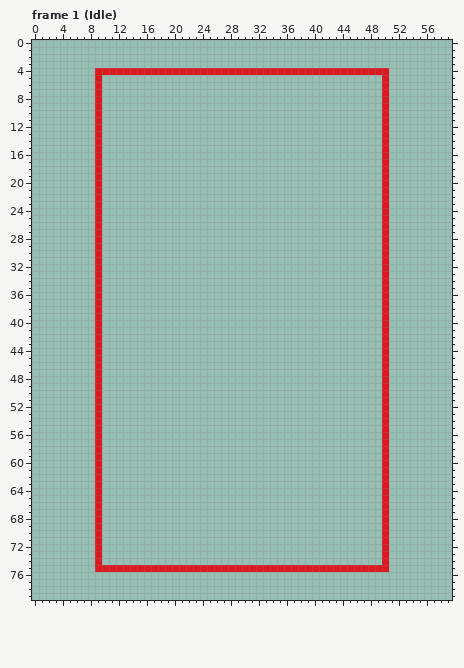
Edited in one commit: pixel-art file (assets/textures/Eins.ase). Above: the version before the commit.
60x80 pixels, 10 frames. Shown: frame 1 (Idle). The commit also changed other frames, which this record leaves out.
New version:
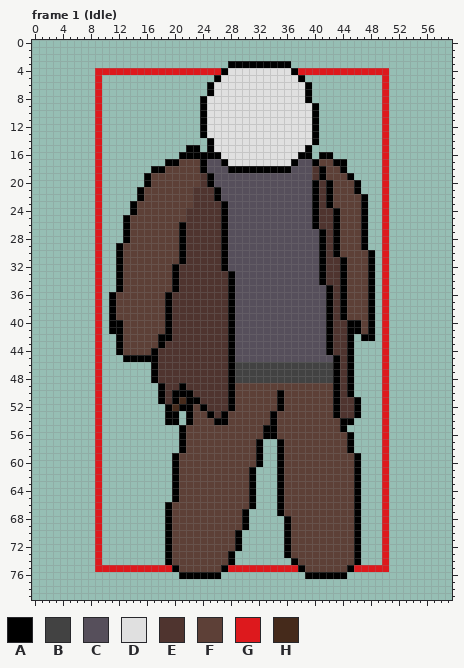
Palette (. is transparent): A #000000  B #424242  C #564f5b  D #e0e0e0  E #4f342f  F #5d4037  G #dd191d  H #452a1b
Difference:
layer "Layer 2" now shown
Frame 1 (Idle), layer "Layer 2":
y 3: x 28..36 ......... -> AAAAAAAAA
y 4: x 27..37 GGGGGGGGGGG -> ADDDDDDDDDA
y 5: x 26..38 ............. -> ADDDDDDDDDDDA
y 6..7: x 25..39 ............... -> ADDDDDDDDDDDDDA
y 8: x 24..39 ................ -> ADDDDDDDDDDDDDDA
y 9..13: x 24..40 ................. -> ADDDDDDDDDDDDDDDA
y 14: x 25..40 ................ -> ADDDDDDDDDDDDDDA
y 15: x 22..23 .. -> AA; x 25..39 ............... -> ADDDDDDDDDDDDDA
y 16: x 21..39 ................... -> AAAAAADDDDDDDDDDDAA; x 41..42 .. -> AA
y 17: x 19..44 .......................... -> AAFFFACCADDDDDDDDDACCAFFAA
y 18: x 17..44 ............................ -> AAFFFFFACCCAAAAAAAAACCCEAFFA
y 19: x 16..45 .............................. -> AFFFFFFFEACCCCCCCCCCCCCCEAFFFA
y 20: x 16..46 ............................... -> AFFFFFFFEACCCCCCCCCCCCCCAEAFFFA
y 21: x 15..46 ................................ -> AFFFFFFFEEEACCCCCCCCCCCCCAEAFFFA
y 22: x 15..47 ................................. -> AFFFFFFFEEEACCCCCCCCCCCCCAEAFFFFA
y 23: x 14..47 .................................. -> AFFFFFFFFEEEEACCCCCCCCCCCCAEAFFFFA
y 24: x 14..47 .................................. -> AFFFFFFFEEEEEACCCCCCCCCCCCAEEAFFFA
y 25: x 13..47 ................................... -> AFFFFFFFFEEEEEACCCCCCCCCCCCAEEAFFFA
y 26: x 13..47 ................................... -> AFFFFFFFAEEEEEACCCCCCCCCCCCAEEAFFFA
y 27..28: x 13..47 ................................... -> AFFFFFFFAEEEEEACCCCCCCCCCCCCAEAFFFA
y 29: x 12..47 .................................... -> AFFFFFFFFAEEEEEACCCCCCCCCCCCCAEAFFFA
y 30: x 12..48 ..................................... -> AFFFFFFFFAEEEEEACCCCCCCCCCCCCAEAFFFFA
y 31: x 12..48 ..................................... -> AFFFFFFFFAEEEEEACCCCCCCCCCCCCAEEAFFFA
y 32: x 12..48 ..................................... -> AFFFFFFFAEEEEEEACCCCCCCCCCCCCAEEAFFFA
y 33..34: x 12..48 ..................................... -> AFFFFFFFAEEEEEEEACCCCCCCCCCCCAEEAFFFA
y 35: x 12..48 ..................................... -> AFFFFFFFAEEEEEEEACCCCCCCCCCCCCAEAFFFA
y 36..39: x 11..48 ...................................... -> AFFFFFFFAEEEEEEEEACCCCCCCCCCCCCAEAFFFA
y 40..41: x 11..48 ...................................... -> AAFFFFFFAEEEEEEEEACCCCCCCCCCCCCAEEAAFA
y 42: x 12..45 .................................. -> AFFFFFAAEEEEEEEEACCCCCCCCCCCCCAEEA; x 47..48 .. -> AA
y 43: x 12..45 .................................. -> AFFFFFAEEEEEEEEEACCCCCCCCCCCCCAEEA
y 44: x 12..45 .................................. -> AFFFFAEEEEEEEEEEACCCCCCCCCCCCCAEEA
y 45: x 13..45 ................................. -> AAAAAEEEEEEEEEEACCCCCCCCCCCCCCAEA
y 46..48: x 17..45 ............................. -> AEEEEEEEEEEABBBBBBBBBBBBBBAEA
y 49: x 18..45 ............................ -> AEEAEEEEEEAFFFFFFFFFFFFFFAEA
y 50: x 18..45 ............................ -> AEAAAEEEEEAFFFFFFAFFFFFFFAEA
y 51: x 18..46 ............................. -> AEAHAAEEEEAFFFFFFAFFFFFFFAEEA
y 52: x 19..46 ............................ -> AHAAFAEEEAFFFFFFAFFFFFFFAEEA
y 53: x 19..20 .. -> AA; x 22..46 ......................... -> AFFAEAFFFFFFAFFFFFFFFAEEA
y 54: x 19..20 .. -> AA; x 22..45 ........................ -> AFFFAAFFFFFFAFFFFFFFFFAA
y 55: x 21..44 ........................ -> AFFFFFFFFFFFAAFFFFFFFFFA
y 56: x 21..45 ......................... -> AFFFFFFFFFFFAAFFFFFFFFFFA
y 57..58: x 21..32 ............ -> AFFFFFFFFFFA; x 35..45 ........... -> AFFFFFFFFFA
y 59..60: x 20..32 ............. -> AFFFFFFFFFFFA; x 35..46 ............ -> AFFFFFFFFFFA
y 61..65: x 20..31 ............ -> AFFFFFFFFFFA; x 35..46 ............ -> AFFFFFFFFFFA
y 66: x 19..31 ............. -> AFFFFFFFFFFFA; x 35..46 ............ -> AFFFFFFFFFFA
y 67: x 19..30 ............ -> AFFFFFFFFFFA; x 35..46 ............ -> AFFFFFFFFFFA
y 68..69: x 19..30 ............ -> AFFFFFFFFFFA; x 36..46 ........... -> AFFFFFFFFFA
y 70..72: x 19..29 ........... -> AFFFFFFFFFA; x 36..46 ........... -> AFFFFFFFFFA
y 73: x 19..28 .......... -> AFFFFFFFFA; x 36..46 ........... -> AFFFFFFFFFA
y 74: x 19..28 .......... -> AFFFFFFFFA; x 37..46 .......... -> AFFFFFFFFA
y 75: x 20..27 GGGGGGGG -> AFFFFFFA; x 38..45 GGGGGGGG -> AFFFFFFA
y 76: x 21..26 ...... -> AAAAAA; x 39..44 ...... -> AAAAAA
